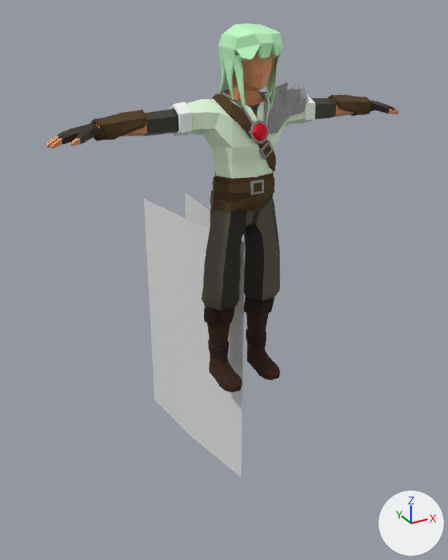
The FBX model Assets/!/FBX/Player/FBX_Player.fbx: old version first, new version second.
Rendered twice from a 50 mm lens placed at (-1.61, -2.7, 1.96), pointed at (0.06, 0.34, 0.44). Lighting does not change. The marker at lower right points along +X, +Y and +Z. Where no turn or scale is listed for an object, it has been applied to the vertices.

Names of what the first picture shows: 'Slash', 'body', 'boots.001', 'boots.002', 'face', 'forearm_cover.001', 'hair', 'pants.001', 'pants.002', 'shirt.001', 'shirt_under', 'shoulder_plate'.
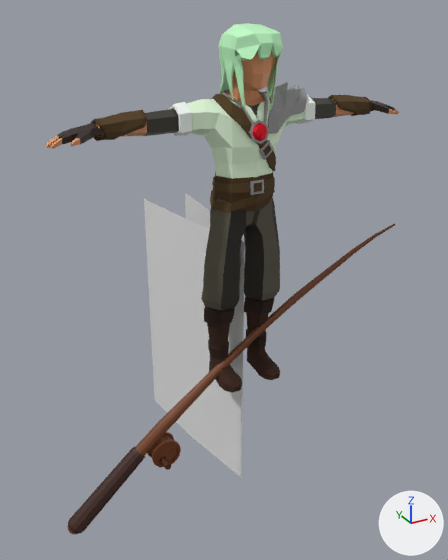
Where the newer file only moved an object's origin or applied its transform, the numbers keep the older frame.

Boxes (x1, y1, x2, y2) around the edits, measured in the pictures (448 x 560 px):
'Spool_wood', added (brown): after (67, 224, 395, 534)
    faces in mat_wood (brown #733c18): (67, 224, 395, 534)
    faces in mat_leatherstrap (brown #381a0d): (68, 447, 145, 534)

What the commit changed:
Material 'LeatherStrap' (mat_leatherstrap) is new.
Its base color is (0.0402, 0.01, 0.00405) (brown #38190d).
Material 'Wood' (mat_wood) is new.
Its base color is (0.17, 0.0451, 0.00931) (brown #733c18).
Material 'Wood_Dark.001' (mat_wood_dark_001) is new.
Its base color is (0.0816, 0.0234, 0.00566) (brown #512a11).
Mesh me_cylinder_033_1 is new.
It has 336 vertices, 306 faces and spans x -1.11..1.08, y -0.11..0.05, z -0.73..0.74.
Faces by material slot: [220, 72, 14].
It uses material mat_wood (brown #733c18).
It uses material mat_leatherstrap (brown #38190d).
It uses material mat_wood_dark_001 (brown #512a11).
Object 'Spool_wood' (ob_spool_wood) is new; it shows me_cylinder_033_1.
Its location is (0.0, 0.0, 0.0).
